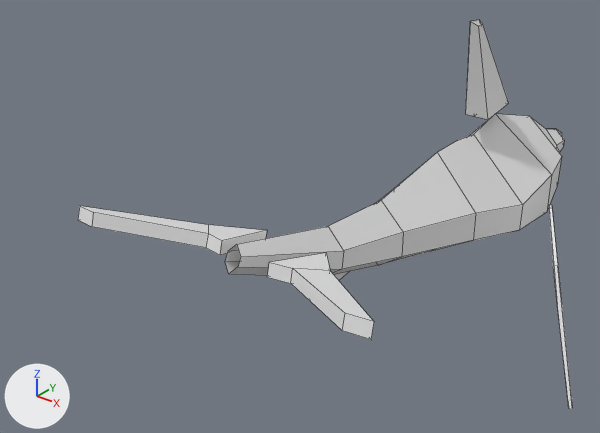
The FBX model Assets/Models/Dolphin_split.fbx, before and after one commit.
The view is the same before and after, from a 50 mm camera at (1.82, -3.2, 1.81) aimed at (-0.45, -0.37, 0.06). The axes (+X, +Y, +Z) are drawn at lower left. The lights are the same throughout. Mesh edges are drawn as thin lines. Where no turn or scale is listed for an object, it has been applied to the vertices. Vertices at the same position are counted once.

Objects in the first picture: 'Dorsalfin', 'Fusilage', 'LeftTail', 'RightTail', 'RightWing'.
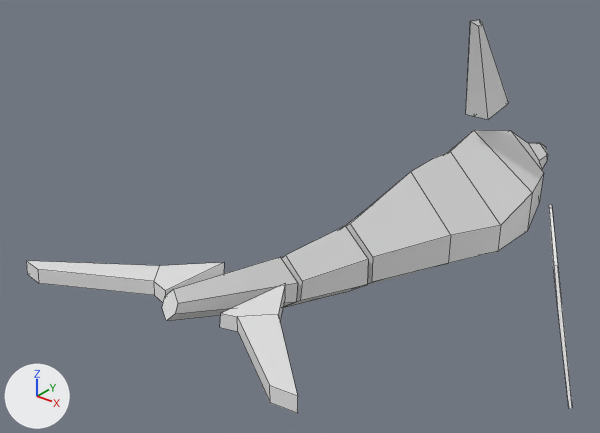
The newer file is also turned or shifted as a whole; pictures and numbers use the older file's frame.

Diff of the bpy script that builds the scene:
```diff
--- a/Assets/Models/Dolphin_split.fbx.py
+++ b/Assets/Models/Dolphin_split.fbx.py
@@ me_righttail @@
 me_righttail.from_pydata(...)  # 12 vertices, 10 faces; spans x 0.122..0.683, y -1.455..-0.941, z 0.247..0.452
 # used by ob_righttail; location = (0.0, 0.0, 0.0)
+# me_righttail part 2: the whole mesh is multiplied about its middle by the matrix ((-1.0, -0.005, -0.013), (0.0, 0.934, -0.356), (0.014, -0.356, -0.934)), then moved by (-0.816, -0.261, -0.091)
@@ me_lefttail @@
 me_lefttail.from_pydata(...)  # 12 vertices, 10 faces; spans x -0.656..-0.113, y -1.485..-0.939, z 0.247..0.458
 # used by ob_lefttail; location = (0.0, 0.0, 0.0)
-me_lefttail.vertices[0].co = (-0.158, -0.939, 0.3)  # pixel (267, 230)
-me_lefttail.vertices[1].co = (-0.158, -0.954, 0.247)
-me_lefttail.vertices[2].co = (-0.113, -1.245, 0.391)  # pixel (221, 240)
-me_lefttail.vertices[3].co = (-0.113, -1.261, 0.338)  # pixel (219, 255)
-me_lefttail.vertices[4].co = (-0.297, -1.132, 0.358)  # pixel (208, 224)
-me_lefttail.vertices[5].co = (-0.297, -1.148, 0.304)
-me_lefttail.vertices[6].co = (-0.202, -1.227, 0.386)  # pixel (208, 233)
-me_lefttail.vertices[7].co = (-0.202, -1.243, 0.332)  # pixel (205, 247)
-me_lefttail.vertices[8].co = (-0.656, -1.461, 0.455)  # pixel (79, 205)
-me_lefttail.vertices[9].co = (-0.656, -1.477, 0.402)  # pixel (77, 219)
-me_lefttail.vertices[10].co = (-0.562, -1.469, 0.458)  # pixel (93, 212)
-me_lefttail.vertices[11].co = (-0.562, -1.485, 0.404)  # pixel (91, 226)
+# me_lefttail part 1
+me_lefttail.vertices[0].co = (0.151, -1.2, 0.228)  # pixel (285, 297)
+me_lefttail.vertices[1].co = (0.148, -1.196, 0.283)  # pixel (285, 283)
+me_lefttail.vertices[2].co = (0.129, -1.519, 0.253)  # pixel (219, 327)
+me_lefttail.vertices[3].co = (0.133, -1.515, 0.308)  # pixel (220, 313)
+me_lefttail.vertices[4].co = (0.289, -1.401, 0.25)
+me_lefttail.vertices[5].co = (0.286, -1.397, 0.306)  # pixel (278, 314)
+me_lefttail.vertices[6].co = (0.194, -1.5, 0.253)  # pixel (237, 331)
+me_lefttail.vertices[7].co = (0.191, -1.496, 0.309)  # pixel (237, 316)
+me_lefttail.vertices[8].co = (0.646, -1.743, 0.295)  # pixel (297, 413)
+me_lefttail.vertices[9].co = (0.643, -1.739, 0.351)  # pixel (297, 396)
+me_lefttail.vertices[10].co = (0.552, -1.752, 0.291)  # pixel (270, 402)
+me_lefttail.vertices[11].co = (0.549, -1.748, 0.347)  # pixel (269, 385)
@@ me_fusilage_001 @@
+me_fusilage_001.from_pydata(...)  # 46 vertices, 41 faces; spans x -0.3..0.31, y -1.13..0.95, z -0.31..0.36
@@ me_fusilage_003 @@
+me_fusilage_003.from_pydata(...)  # 13 vertices, 8 faces; spans x -0.122..0.122, y -0.243..0.18, z -0.192..0.164
@@ me_fusilage_002 @@
+me_fusilage_002.from_pydata(...)  # 13 vertices, 8 faces; spans x -0.084..0.084, y -0.375..0.22, z -0.175..0.164
@@ ob_fusilage @@
-ob_fusilage = bpy.data.objects.new('Fusilage', me_fusilage)
-ob_fusilage.location = (0.0, 0.0, 0.0)
@@ ob_fusilage_1 @@
+ob_fusilage_1 = bpy.data.objects.new('Fusilage ', me_fusilage_001)
+ob_fusilage_1.location = (-0.009, 0.543, 0.0)
@@ ob_tail_start @@
+ob_tail_start = bpy.data.objects.new('Tail Start', me_fusilage_003)
+ob_tail_start.location = (0.0, -0.799, 0.108)
@@ ob_tail_end @@
+ob_tail_end = bpy.data.objects.new('Tail End', me_fusilage_002)
+ob_tail_end.location = (0.001, -1.266, 0.227)
```

What differs and where, as boxes [x1, y1, x2, y2] in the pictures (600 x 433 px):
'Fusilage', deleted: before [225, 114, 564, 275]
'Fusilage ', added: after [346, 130, 548, 287]
'LeftTail', reshaped (58% narrower, 160% taller): before [78, 206, 267, 255]; after [220, 284, 298, 413]
'RightTail', reshaped (84% wider, 52% shorter): before [267, 253, 374, 339]; after [26, 261, 224, 302]
'Tail End', added: after [162, 257, 298, 321]
'Tail Start', added: after [281, 226, 368, 308]
